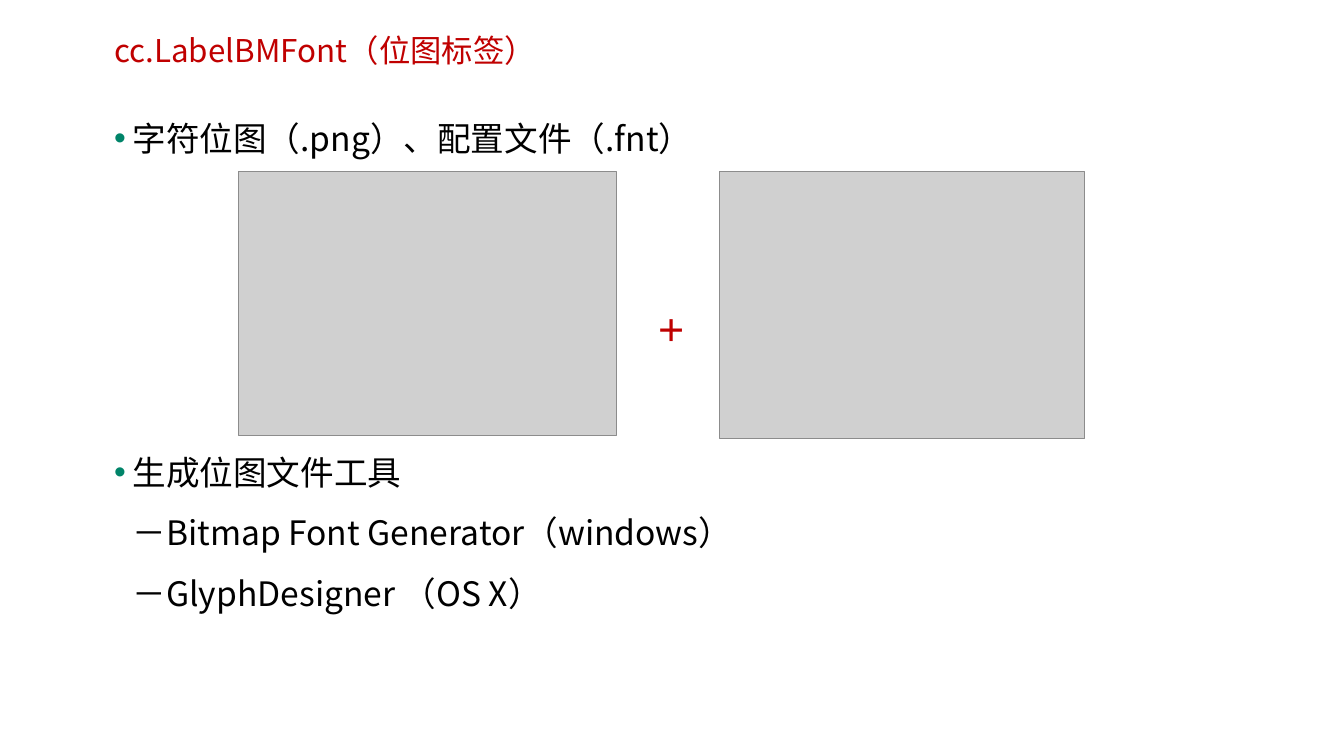
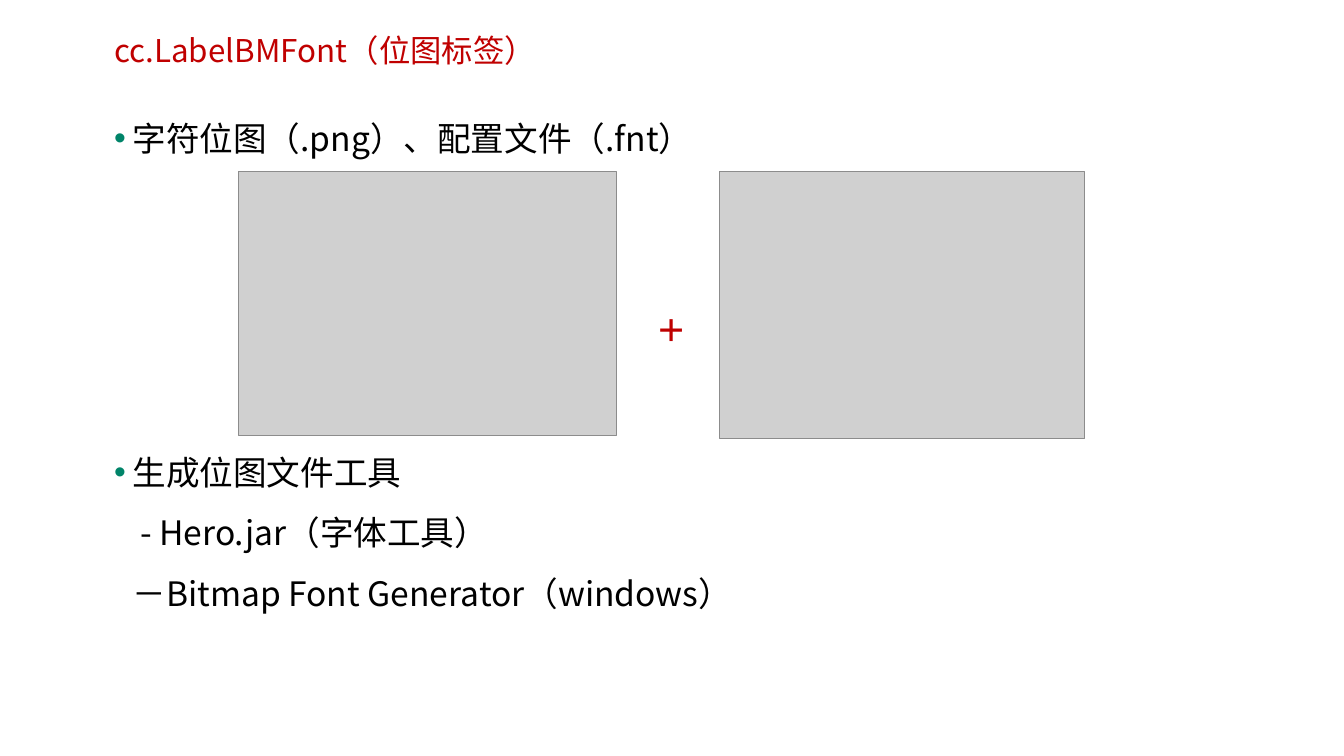
Before and after one commit to edu2act/course-H5-Animation-and-Game-Development, a slide deck: slide 7 of 课程PPT/（07）标签与菜单.ppt. Drawn at 1344x756 pixels with LibreOffice and Linux fonts; fonts in the diff are those of the drawing; grey boxes stand for pictures; background and template pictures are left out. Boxes give left, top, right and bottom in pixels: in the first picture for what was removed or moved away, otherwise in the second. Text is boxed around its words. In the diff, an @@ line names an element or a change of style, - is before the commit and + after.

```diff
--- a/课程PPT/（07）标签与菜单.ppt
+++ b/课程PPT/（07）标签与菜单.ppt
@@ text at box(133, 456, 733, 614): text changed @@
-• 生成位图文件工具
-  －Bitmap Font Generator（windows）
-  －GlyphDesigner （OS X）
+• 生成位图文件工具
+  - Hero.jar（字体工具）
+  －Bitmap Font Generator（windows）
```
Also in this commit, not shown: 5 other slides changed, 26 other files.
